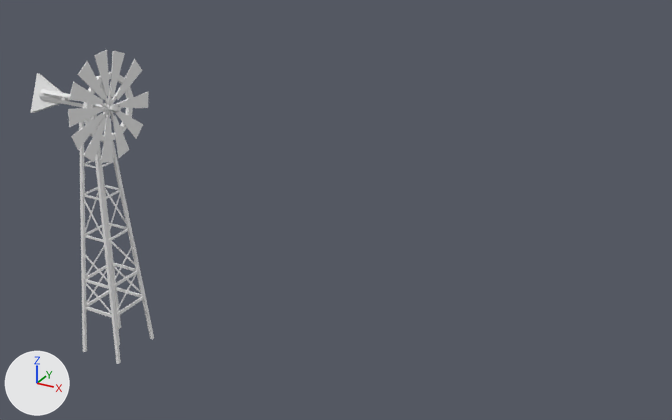
Before and after pictures for a commit that changed the FBX model 3d mess new/Assets/BLOCKYGON ASSETS ©/MODELS/OTHER/windmill 2.fbx.
Both versions are drawn from a 50 mm lens placed at (25.3, -45.2, 25.1), pointed at (-5.3, 10.4, -2.8). Arrows for +X, +Y and +Z are at lower left; the lights stay in place. Materials are left out; every surface is plain grey.

Objects in the first picture: 'body', 'fan'.
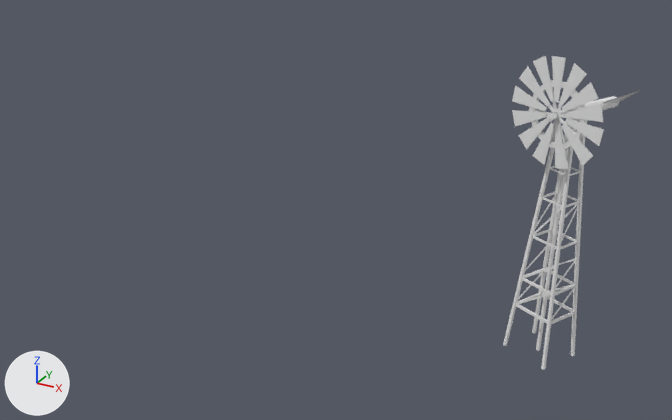
ob_windmill_2 is not drawn itself; it is the parent of ob_fan, ob_body.

Where the change shows, as pixel boxes [x1, y1, x2, y2] in the pictures (672 x 420 px; the box of a moved part takes in the faces that stretch with it):
'fan', reshaped, moved, turned: before [31, 50, 149, 163]; after [512, 56, 640, 169]
'body', turned: before [79, 111, 154, 364]; after [503, 117, 585, 370]
part 1 of me_scene_001, rebuilt (44% wider, 31% shorter): before [116, 59, 142, 100]; after [565, 118, 603, 146]
part 2 of me_scene_001, moved or reshaped: before [31, 73, 63, 113]; after [603, 90, 640, 105]
part 3 of me_scene_001, cut back: before [68, 50, 146, 163]; after [565, 104, 604, 146]

The change, as a diff of the scene's bpy script:
```diff
--- a/3d mess new/Assets/BLOCKYGON ASSETS ©/MODELS/OTHER/windmill 2.fbx.py
+++ b/3d mess new/Assets/BLOCKYGON ASSETS ©/MODELS/OTHER/windmill 2.fbx.py
@@ me_scene_001 @@
 # used by ob_fan; parent = ob_windmill_2; location = (-2107.0, 574.1, -133.3); rotation_euler = (-0.389, 0.0, 0.0), in degrees (-22, 0, 0)
-me_scene_001.from_pydata(...)  # 328 vertices, 498 faces; spans x -425.0..375.0, y -387.0..387.0, z -404.0..404.0
+me_scene_001.from_pydata(...)  # 336 vertices, 404 faces; spans x -425.0..375.0, y -387.0..394.0, z -404.0..404.0
+# me_scene_001 part 1: the loose piece of 8 vertices spanning x 295.0..300.0, y 60.0..366.0, z -270.0..-44.0 is rebuilt with 4 vertices and now spans x 300.0, y 57.0..329.0, z -335.0..-62.0
+# me_scene_001 part 2
+# 2 vertices are removed from x -425.0, y -142.0..149.0, z -29.0..-6.0
+# 8 faces are deleted
+# 2 vertices move from x -425.0, y -142.0..149.0, z -29.0..-6.0 to x -425.0, y -184.0..190.0, z -18.0
+# 2 vertices are added at (-425.0, -184.0, -18.0), (-425.0, 190.0, -18.0)
+# 6 new faces join them
+# me_scene_001 part 3
+# 88 faces are deleted
+# 12 vertices are added at x 295.0..300.0, y 57.0..394.0, z -335.0..-25.0
+# 6 new faces join them
@@ ob_fan @@
 ob_fan.parent = ob_windmill_2
-ob_fan.location = (-2107.0, 574.1, -133.3)
-ob_fan.rotation_euler = (-0.389, 0.0, 0.0)  # degrees (-22, 0, 0)
+ob_fan.location = (-2107.0, 574.8, -132.5)
+ob_fan.rotation_euler = (-0.885, 0.0, 0.0)  # degrees (-51, 0, 0)
@@ ob_windmill_2 @@
 ob_windmill_2.location = (0.0, 0.0, 0.0)
-ob_windmill_2.rotation_euler = (1.571, 0.0, 0.0)  # degrees (90, 0, 0)
+ob_windmill_2.rotation_euler = (1.543, -0.023, -1.993)  # degrees (88, -1.3, -114)
 ob_windmill_2.scale = (0.01, 0.01, 0.01)
```
